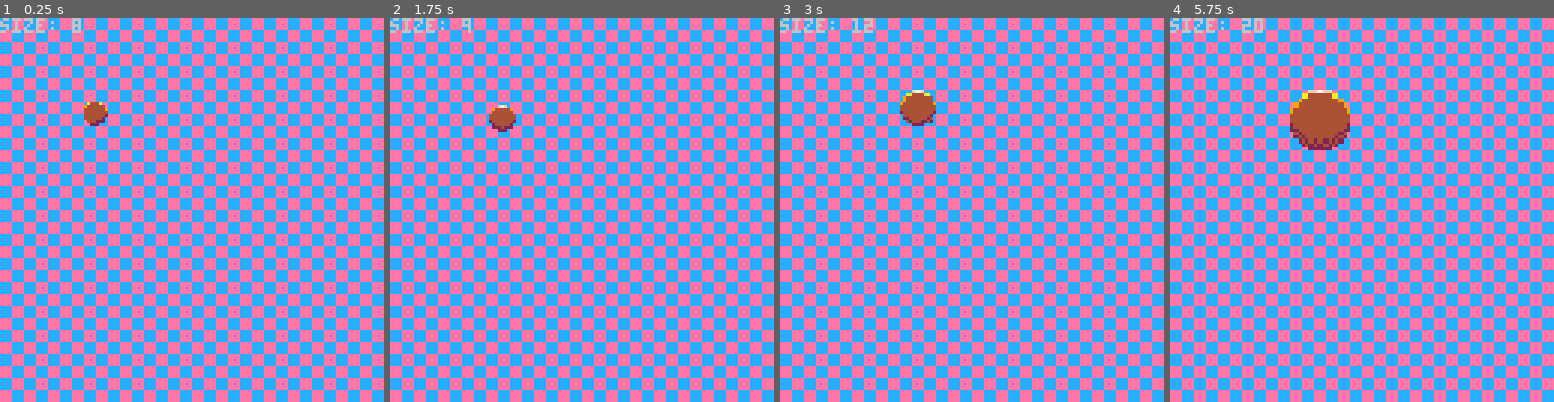
Above: before the commit, frames 1-4 (left to right).
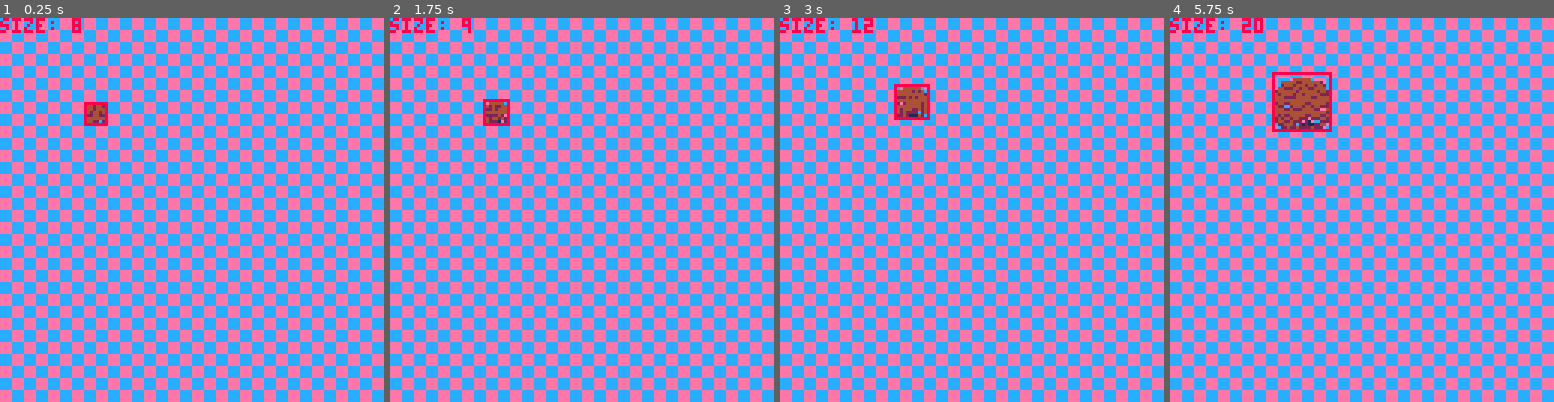
Above: after the commit, the same moments.

Repository: cassandra-largosa/Jelly-and-Jam
Game: PICO-8 cartridge jam.p8
Same seed, same stepped clock (60 frames per second), same inputs: the game is played once before the commit and once after it.
Inputs:
- Up to frame 1 (0.25 s): no input
- Up to frame 2 (1.75 s): hold Right from 1.6 s (still down)
- Up to frame 3 (3 s): release Right at 2.1 s; hold Up 2.15-2.42 s; hold Right from 2.47 s (still down)
- Up to frame 4 (5.75 s): release Right at 3.03 s; hold Left 3.08-3.58 s; hold Down 3.63-3.97 s; hold Right 4.02-4.68 s; hold Up 4.73-5.03 s; hold Left 5.08-5.68 s; hold Down from 5.73 s (still down)

The runs differ from the first frame. In frame 1, 0.6% of the frame differs, in the area x 0-29%, y 0-29%; in frame 2, 0.8%; in frame 3, 1.1%; in frame 4, 3.1%, in the area x 0-47%, y 0-35%.

Commit message:
Changed movement from grid to just pixels, growth is now centered.

Diff:
--- a/jam.p8
+++ b/jam.p8
@@ -56,7 +56,7 @@
 slime_h = make_hit(4,2,11,7)
 
 --constants
-gridsize = 4 --size of grid for moving in pixels
+--...
 
 --status stuff
 --...
@@ -106,21 +106,28 @@
 end
 
 --mud stuff
-mud = {x = 7, y = 7, --x and y as grid values
+mud = {x = 28, y = 28, --x and y as pixel values
+       speed = 4, --step distance in pixels
        size = 8, --mud diameter in pixels
-       growth = 1 --how much to grow each step in pixels
+       growth = 0.5 --how much to grow radius each step in pixels
        }
 
 function move_mud(dir)
     if dir == "up" then
-        mud.y -= 1
+        mud.y -= mud.speed
     elseif dir == "down" then
-        mud.y += 1
+        mud.y += mud.speed
     elseif dir == "left" then
-        mud.x -= 1
+        mud.x -= mud.speed
     elseif dir == "right" then
-        mud.x += 1
-    end
+        mud.x += mud.speed
+    end
+end
+
+function grow_mud()
+    mud.size += mud.growth*2
+    mud.x -= mud.growth
+    mud.y -= mud.growth
 end
 
 function _draw()
@@ -130,10 +137,10 @@
     map(0, 0, 0, 0, 16, 16)
 
     --mud
-    --padding = half the difference between the mud size and its smallest grid bounding box,
-    --eg, the whitespace if the mud is centered on a bounding grid area
-    local padding = (ceil(mud.size/gridsize)*gridsize - mud.size)/2
-    sspr(24, 0, 16, 16, mud.x*gridsize + padding, mud.y*gridsize + padding, mud.size, mud.size)
+    sspr(64, 0, 24, 24, mud.x, mud.y, mud.size, mud.size)
+
+    --mud bounding box
+    rect(mud.x, mud.y, mud.x+mud.size-1, mud.y+mud.size-1, 8)
 
     --text
     print("size: "..mud.size)
@@ -146,28 +153,20 @@
     end
 
     --move and grow mud
-    local dx, dy = 0, 0
+    local dir = ""
     if btnp(0) then
-        move_mud("left")
-        dx -= 1
-    end
-    if btnp(1) then
-        move_mud("right")
-        dx += 1
-    end
-    if btnp(2) then
-        move_mud("up")
-        dy -= 1
-    end
-    if btnp(3) then
-        move_mud("down")
-        dy += 1
-    end
-    if dx != 0 then mud.size += mud.growth end
-    if dy != 0 then mud.size += mud.growth end
-
-    --test stuff
-    --chicksize += 1
+        dir = "left"
+    elseif btnp(1) then
+        dir = "right"
+    elseif btnp(2) then
+        dir = "up"
+    elseif btnp(3) then
+        dir = "down"
+    end
+    if dir != "" then
+        move_mud(dir)
+        grow_mud()
+    end
 end
 
 __gfx__
